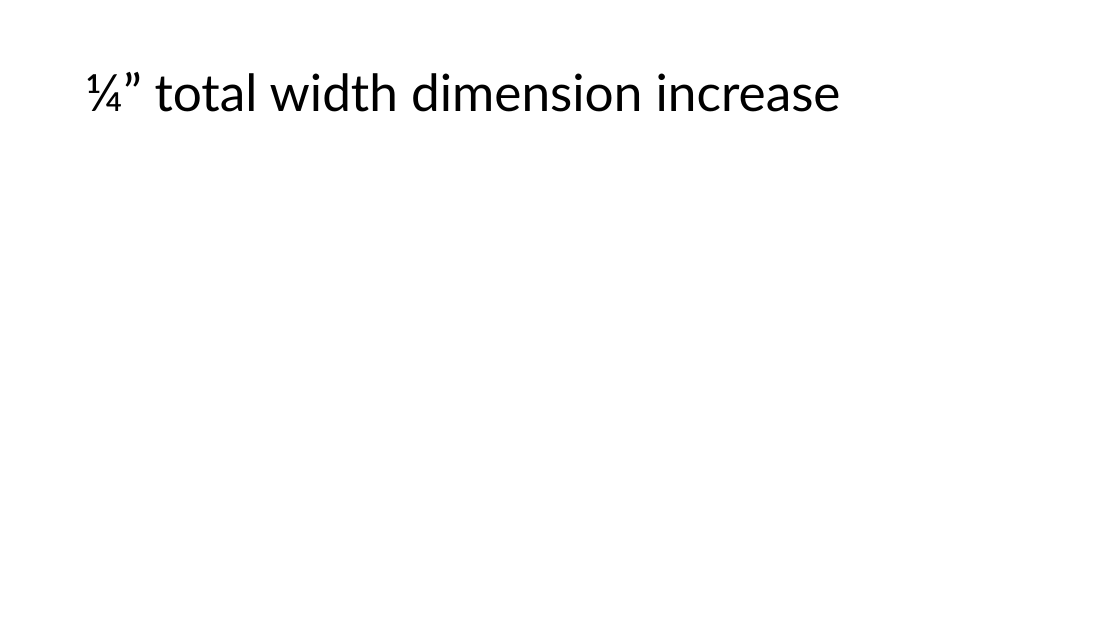
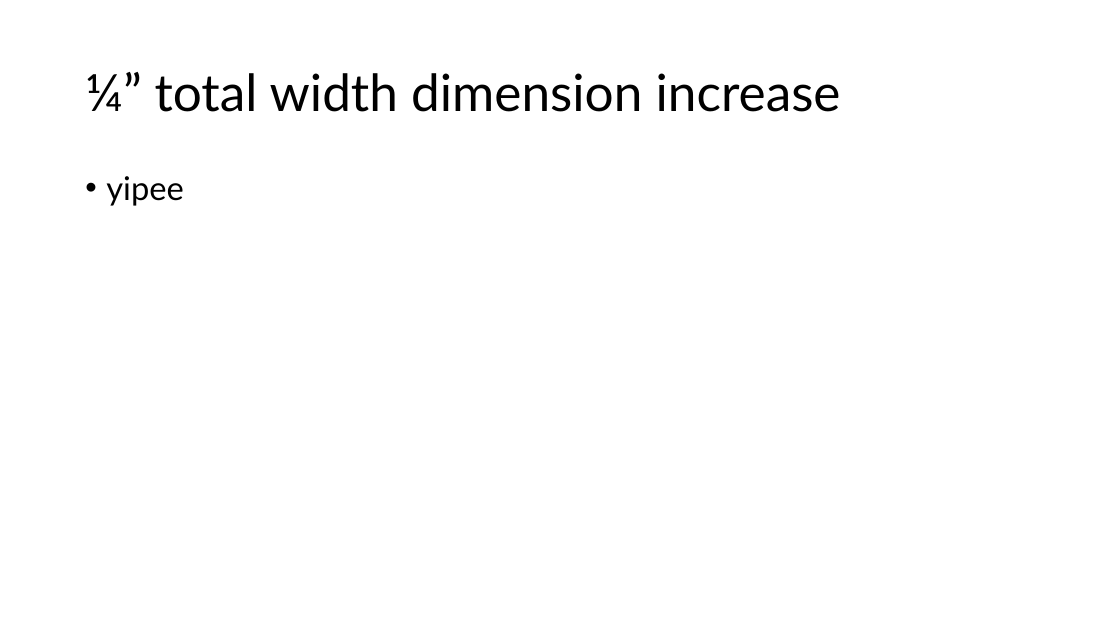
Before and after one commit to OriginalAndCreativeName/PartsAndWreckCAD, a slide deck: slide 2 of Update PPTs/8-28-2024 Chassis Changes.pptx. Drawn at 1120x630 pixels with LibreOffice and Linux fonts; fonts in the diff are those of the drawing. Boxes give left, top, right and bottom in pixels: in the first picture for what was removed or moved away, otherwise in the second. Text is boxed around its words. In the diff, an @@ line names an element or a change of style, - is before the commit and + after.

```diff
--- a/Update PPTs/8-28-2024 Chassis Changes.pptx
+++ b/Update PPTs/8-28-2024 Chassis Changes.pptx
@@ text added at [106, 176, 183, 206], 28 pt, text #000000 @@
+• yipee
```
Also in this commit, not shown: 21 other files.
